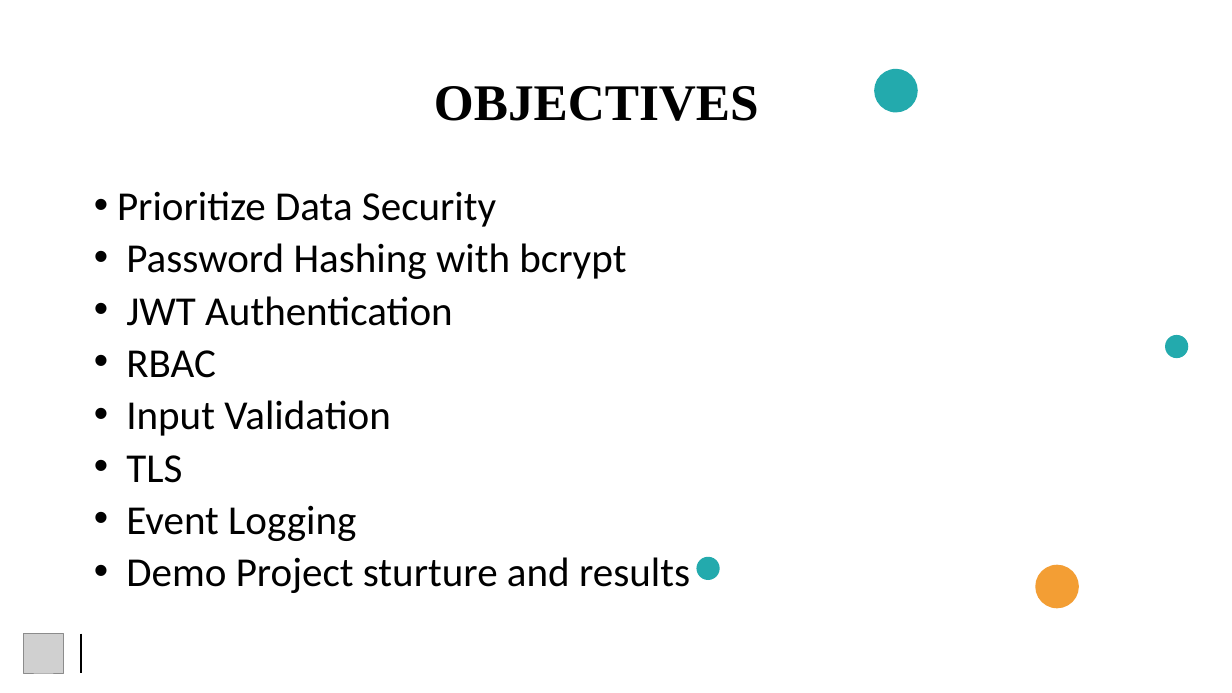
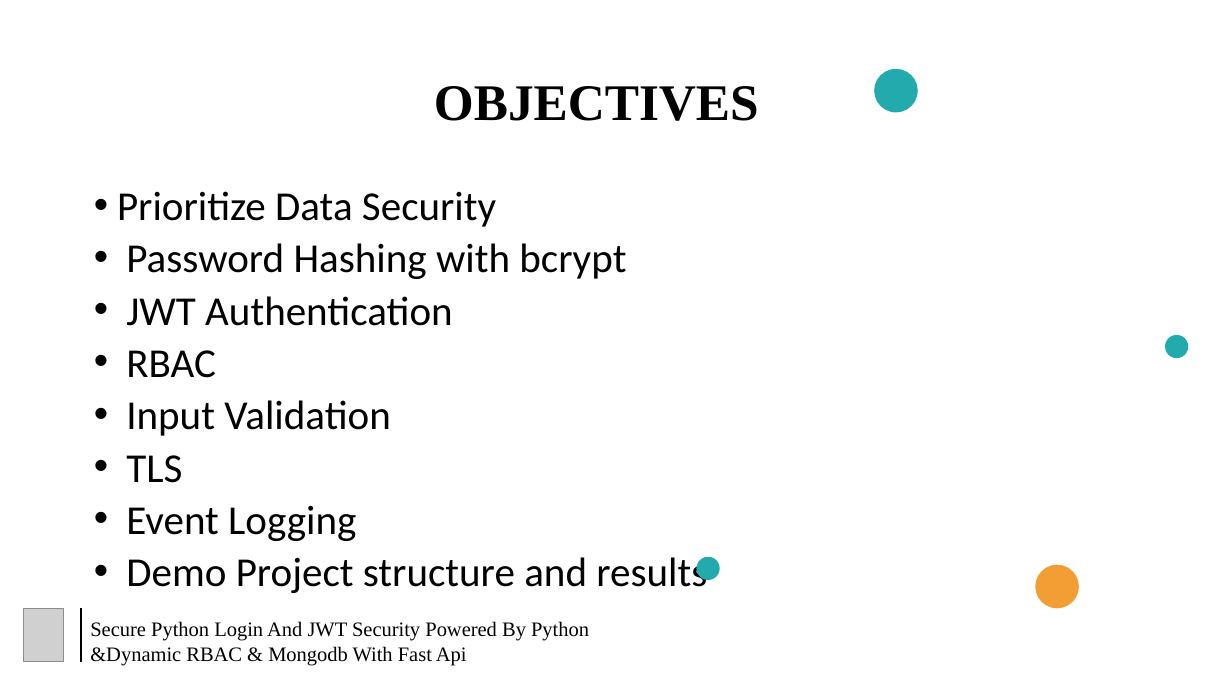
Before and after one commit to thirupathirao999/proper-loan-dev, a slide deck: slide 3 of security in pyhton/ppt/securety in python.pptx. Drawn at 1232x693 pixels with LibreOffice and Linux fonts; fonts in the diff are those of the drawing; grey boxes stand for pictures. Boxes give left, top, right and bottom in pixels: in the first picture for what was removed or moved away, otherwise in the second. Text is boxed around its words. In the diff, an @@ line names an element or a change of style, - is before the commit and + after.

```diff
--- a/security in pyhton/ppt/securety in python.pptx
+++ b/security in pyhton/ppt/securety in python.pptx
@@ text at (126, 557, 707, 593): text changed @@
-• Demo Project sturture and results
+• Demo Project structure and results
@@ picture: place and size @@
-picture at (23, 634, 64, 674)
+picture at (23, 608, 64, 662)
@@ line moved from (81, 634) - (81, 673) to (81, 608) - (81, 662) @@
@@ text added at (90, 621, 589, 666), 16 pt, text #000000 @@
+Secure Python Login And JWT Security Powered By Python
+&Dynamic RBAC & Mongodb With Fast Api
```
Also in this commit, not shown: 4 other slides changed, 1 other file.
